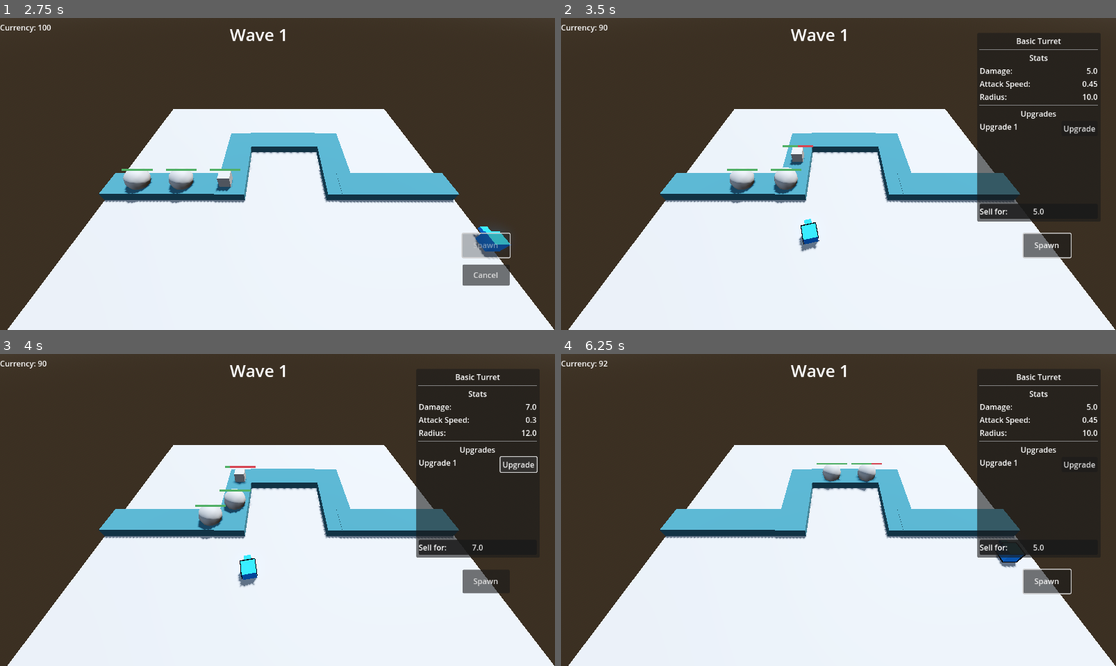
Above: before the commit, frames 1-4 (two rows, left to right).
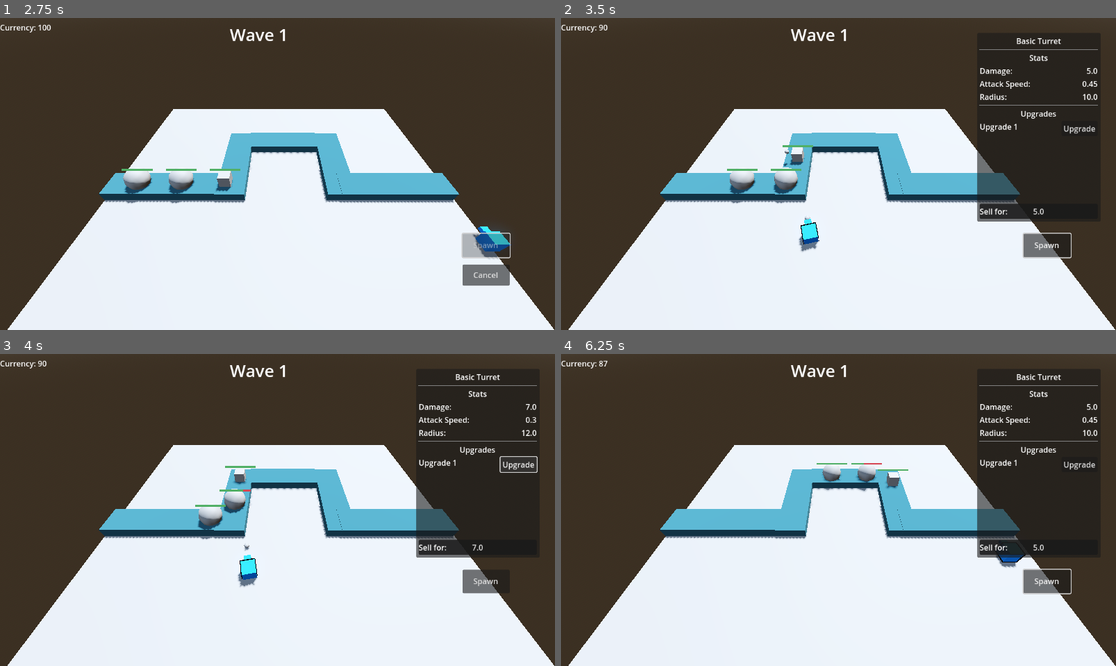
Above: after the commit, the same moments.

Repository: BurnabySouthGameDev/TowerDefence
Game: Godot game, scene res://Scenes/main.tscn
Same seed, same stepped clock (60 frames per second), same inputs: the game is played once before the commit and once after it.
Inputs (mouse positions are in pixels of both pictures, inside the frame that each line leads up to):
- Up to frame 1 (2.75 s): click "Spawn" at 0.5 s; click "Cancel" at 1.25 s; click "Spawn" at 2 s
- Up to frame 2 (3.5 s): move the mouse to (810, 236) at 2.77 s; click (810, 236) at 2.92 s
- Up to frame 3 (4 s): click "Upgrade" at 3.5 s
- Up to frame 4 (6.25 s): click "7.0" at 4.25 s; click "Spawn" at 5 s; move the mouse to (1005, 556) at 5.77 s; click (1005, 556) at 5.92 s

Frame 1 is identical in both runs. In frame 2, less than 0.1% of the frame differs, in the area x 40-46%, y 40-65%; in frame 3, less than 0.1%; in frame 4, 0.2%, in the area x 6-63%, y 2-44%.

Commit message:
Implemented projectiles

Diff:
--- /dev/null
+++ b/Scenes/turrets/basic_turret/basic_bullet.tscn
@@ -0,0 +1,20 @@
+[gd_scene load_steps=3 format=3 uid="uid://c2xxq7dd1p7rk"]
+
+[ext_resource type="Script" uid="uid://bnw16m7nxinro" path="res://Scripts/turrets/basic_bullet.gd" id="1_12plu"]
+
+[sub_resource type="SphereShape3D" id="SphereShape3D_5oqpu"]
+radius = 0.2
+
+[node name="BasicBullet" type="Area3D"]
+collision_layer = 0
+collision_mask = 2
+monitorable = false
+script = ExtResource("1_12plu")
+
+[node name="CollisionShape3D" type="CollisionShape3D" parent="."]
+shape = SubResource("SphereShape3D_5oqpu")
+
+[node name="CSGSphere3D" type="CSGSphere3D" parent="."]
+radius = 0.206307
+
+[connection signal="area_entered" from="." to="." method="_on_area_entered"]
--- a/Scenes/turrets/list/basic_turret.tscn
+++ b/Scenes/turrets/basic_turret/basic_turret.tscn
@@ -1,9 +1,10 @@
-[gd_scene load_steps=9 format=3 uid="uid://ld73oby6g67"]
+[gd_scene load_steps=10 format=3 uid="uid://ld73oby6g67"]
 
-[ext_resource type="Script" uid="uid://ghb85u66ywux" path="res://Scripts/turrets/basic_turret.gd" id="1_mpsi8"]
-[ext_resource type="Resource" uid="uid://c0c22g0dy87a1" path="res://Resources/Towers/basic_turret.tres" id="2_2qt4d"]
-[ext_resource type="PackedScene" uid="uid://cw7yg6e0jmot0" path="res://Scenes/turrets/radar.tscn" id="2_syr1r"]
-[ext_resource type="Script" uid="uid://c05b2u3qourdf" path="res://Scripts/turrets/select.gd" id="3_2qt4d"]
+[ext_resource type="Script" uid="uid://ghb85u66ywux" path="res://Scripts/turrets/basic_turret.gd" id="1_orhfn"]
+[ext_resource type="Resource" uid="uid://c0c22g0dy87a1" path="res://Resources/Towers/basic_turret.tres" id="2_7llsl"]
+[ext_resource type="PackedScene" uid="uid://c2xxq7dd1p7rk" path="res://Scenes/turrets/basic_turret/basic_bullet.tscn" id="3_7llsl"]
+[ext_resource type="PackedScene" uid="uid://cw7yg6e0jmot0" path="res://Scenes/turrets/radar.tscn" id="3_8c8dr"]
+[ext_resource type="Script" uid="uid://c05b2u3qourdf" path="res://Scripts/turrets/select.gd" id="4_mmqk2"]
 
 [sub_resource type="ShaderMaterial" id="ShaderMaterial_16ne6"]
 
@@ -19,8 +20,11 @@
 radius = 1.0
 
 [node name="BasicTurret" type="Node3D"]
-script = ExtResource("1_mpsi8")
-resource = ExtResource("2_2qt4d")
+script = ExtResource("1_orhfn")
+resource = ExtResource("2_7llsl")
+bullet_speed = 15.0
+bullet_range = 10.0
+bullet_scene = ExtResource("3_7llsl")
 
 [node name="CSGBox3D" type="CSGBox3D" parent="."]
 unique_name_in_owner = true
--- /dev/null
+++ b/Scripts/turrets/basic_bullet.gd
@@ -0,0 +1,25 @@
+extends Area3D
+
+var damage := 0.0
+
+var velocity := Vector3.ZERO
+
+var lifetime := 0.0
+
+var pierce := 0
+
+signal hit_enemy(remaining_hp: float)
+
+func _ready() -> void:
+	var tween := create_tween()
+	tween.tween_property(self, ^"position", position + velocity * lifetime, lifetime)
+	tween.tween_callback(queue_free)
+
+func _on_area_entered(area: Area3D) -> void:
+	var enemy : PathFollow3D = area.get_parent()
+	var remaining_hp : float = enemy.take_damage(damage)
+	hit_enemy.emit(remaining_hp)
+
+	pierce -= 1
+	if pierce < 0:
+		queue_free()
--- a/Scripts/turrets/basic_turret.gd
+++ b/Scripts/turrets/basic_turret.gd
@@ -5,6 +5,20 @@
 
 @export var sell_value: int = 5
 @export var resource: TowerResource
+
+@export_subgroup("bullet")
+@export_range(0.01, 10, 0.01, "or_greater", "hide_slider")
+var bullet_speed := 10.0
+
+@export_range(0.01, 10, 0.01, "or_greater", "hide_slider")
+var bullet_range := 5.0
+
+@export
+var bullet_scene : PackedScene = null
+
+@export_range(0, 10, 1, "or_greater")
+var bullet_pierce := 0
+
 
 var selectable: bool = false
 var selected: bool = false:
@@ -56,14 +70,21 @@
 
 func _fire_at(target: PathFollow3D) -> void:
 	var target_pos := target.global_position
-#	target_pos.y = global_position.y  # Flatten Y to prevent pitch/roll
 	look_at(target_pos, Vector3.UP)
 
-	var remaining : float = target.take_damage(resource.damage)
+	var bullet : Node3D = bullet_scene.instantiate()
+	bullet.position = position
+	bullet.velocity = (target_pos - global_position).normalized() * bullet_speed
+	bullet.lifetime = bullet_range / bullet_speed
+	bullet.pierce = bullet_pierce
+	bullet.damage = resource.damage
+	bullet.hit_enemy.connect(func (remaining):
+		if remaining <= 0:
+			get_node("/root/Main/GameUI/CurrencyDisplay/CurrencyLabel").add(5)
+	)
 
-	if remaining <= 0:
-		var currency_label: Label = get_node("/root/Main/GameUI/CurrencyDisplay/CurrencyLabel")
-		currency_label.add(5)
+	add_sibling(bullet)
+
 
 func change_color(color: Color) -> void:
 	if csg_box_3d.material == null:
--- a/Scripts/ui/spawn_button.gd
+++ b/Scripts/ui/spawn_button.gd
@@ -5,7 +5,7 @@
 @export var min_distance_path: float = 2.5
 @onready var tower_manager: Node3D = %TowerManager
 
-var turret_scene: PackedScene = preload("res://Scenes/turrets/list/basic_turret.tscn")
+var turret_scene: PackedScene = preload("res://Scenes/turrets/basic_turret/basic_turret.tscn")
 var placing_turret: Node3D = null
 
 var can_place: bool = false: #temp
Not shown: 2 places in Scenes/turrets/basic_turret/basic_turret.tscn that only renumber resources
Not shown, added: Scripts/turrets/basic_bullet.gd.uid
